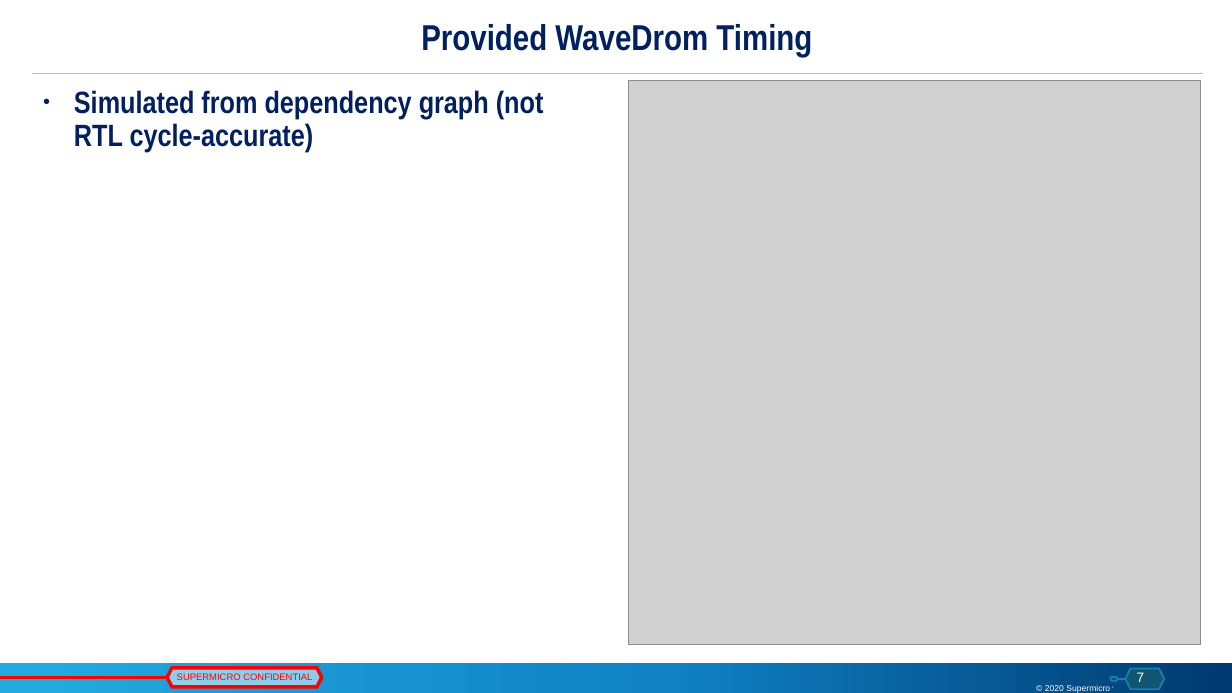
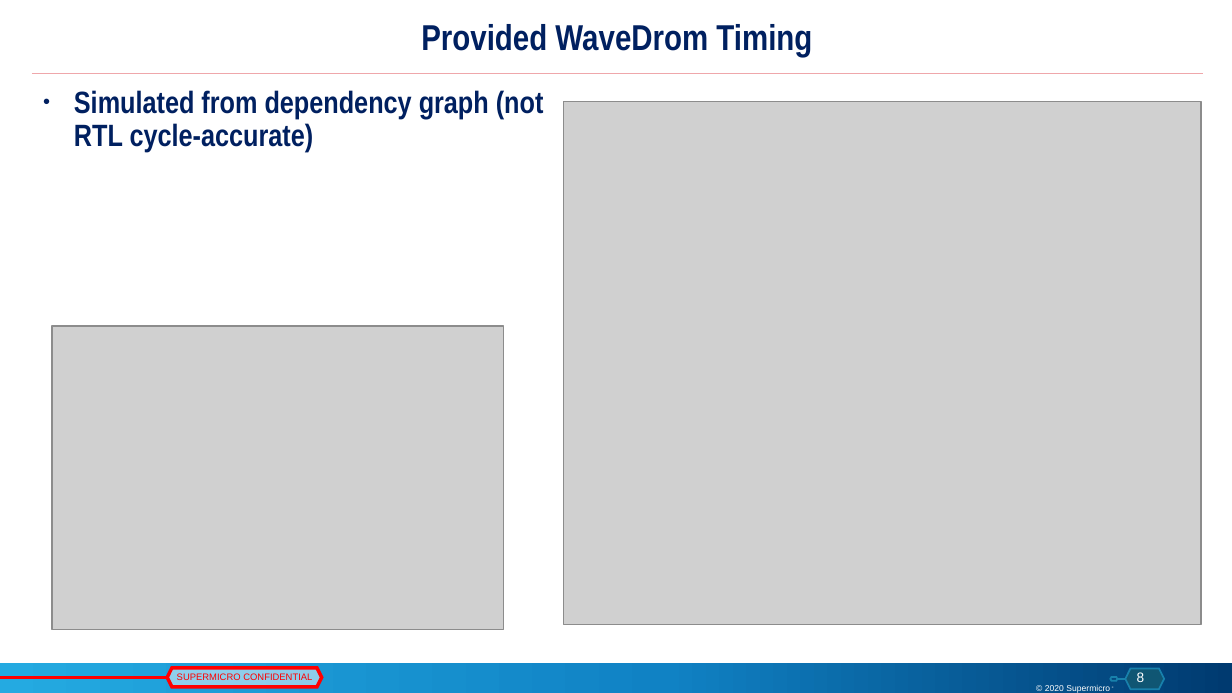
Before and after one commit to maxharu/pwrseq_gen, a slide deck: slide 8 of doc/PowerSequenceGenerator_v1.3.pptx (slide 7 before the commit). Drawn at 1232x693 pixels with LibreOffice and Linux fonts; fonts in the diff are those of the drawing; grey boxes stand for pictures; background and template pictures are left out. Boxes give left, top, right and bottom in pixels: in the first picture for what was removed or moved away, otherwise in the second. Text is boxed around its words. In the diff, an @@ line names an element or a change of style, - is before the commit and + after.

```diff
--- a/doc/PowerSequenceGenerator_v1.3.pptx
+++ b/doc/PowerSequenceGenerator_v1.3.pptx
@@ picture: place and size @@
-picture at [628,80,1200,644]
+picture at [563,101,1201,625]
@@ picture added at [52,326,504,630] @@
@@ page number at [1137,672,1145,682]: text changed @@
-7
+8
```
Also in this commit, not shown: 3 other slides changed, 2 slides added, 1 slide removed, 5 other files.
